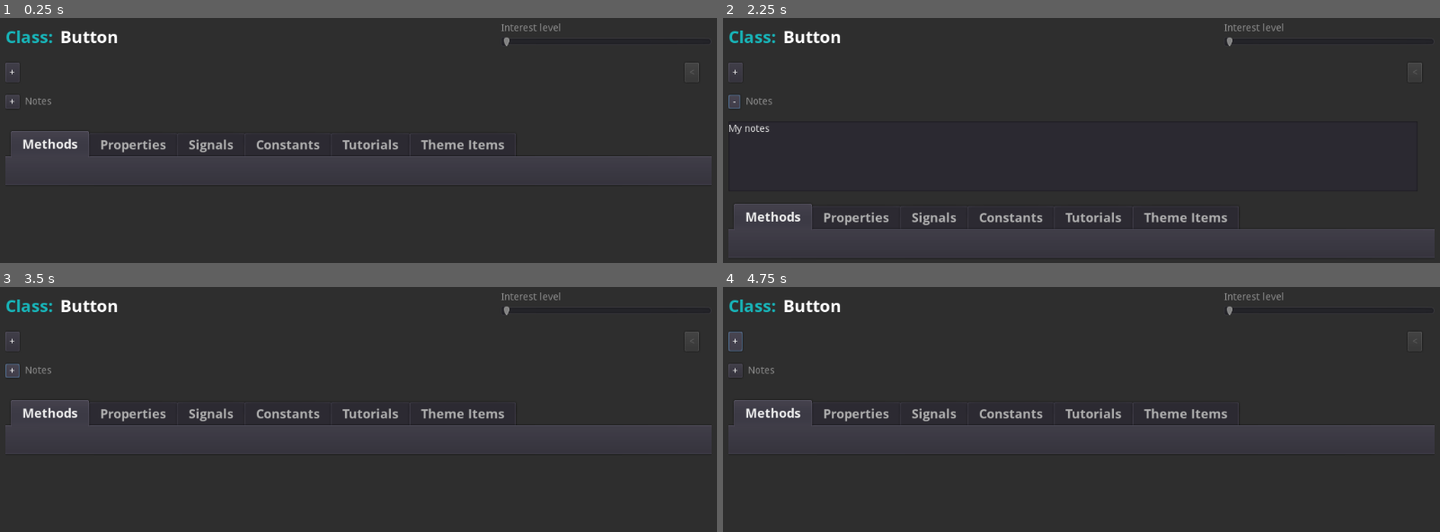
Above: before the commit, frames 1-4 (two rows, left to right).
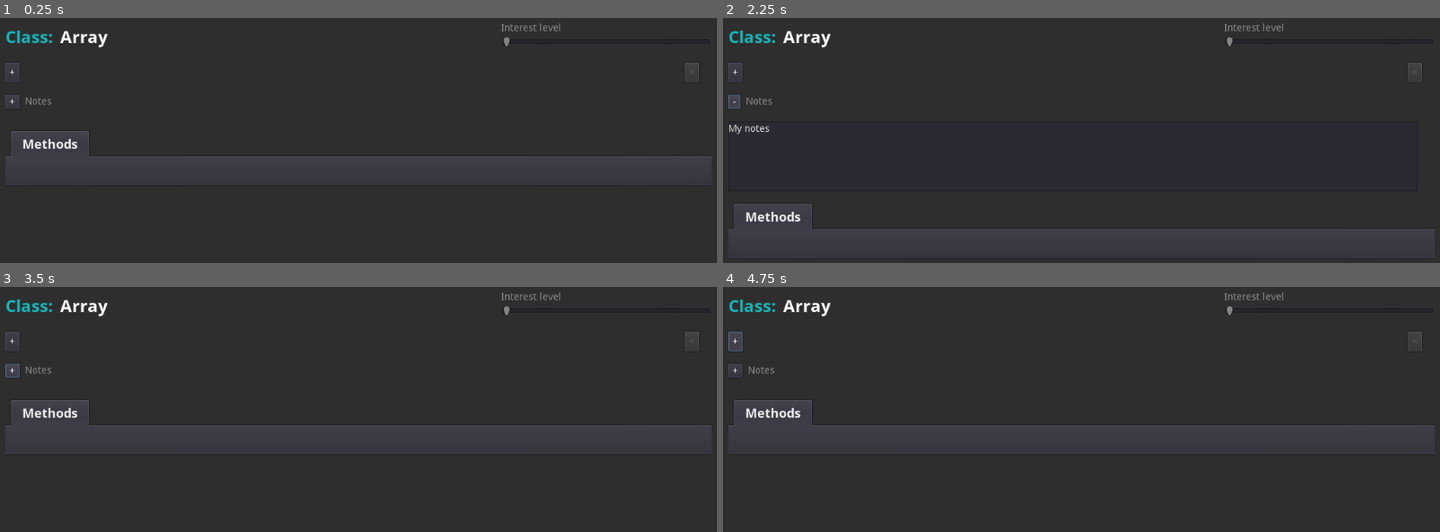
Above: after the commit, the same moments.

Repository: andrew-wilkes/godotbuddy.com
Game: Godot game, scene res://Test.tscn
The game is run twice, just before and just after one commit, with the same random seed, the same clock (stepped at 60 frames per second) and the same inputs. The project has no main scene, so this scene is started directly.
Inputs:
- Up to frame 1 (0.25 s): no input
- Up to frame 2 (2.25 s): click "+" at 0.5 s; click "-" at 1.25 s; click "+" at 2 s
- Up to frame 3 (3.5 s): click "-" at 2.75 s
- Up to frame 4 (4.75 s): click "+" at 3.5 s; click "-" at 4.25 s

The runs differ from the first frame. In frame 1, 1.3% of the frame differs, in the area x 8-71%, y 5-55%; in frame 2, 1.2%; in frame 3, 1.3%; in frame 4, 1.3%.
Error before the commit: Invalid get index 'Button' (on base: 'Dictionary'). (res://ClassDetails.gd:201)
Error after the commit: Invalid get index 'Array' (on base: 'Dictionary'). (res://ClassDetails.gd:200)

Commit message:
Tidy up

Diff:
--- a/apps/desktop/ClassDetails.gd
+++ b/apps/desktop/ClassDetails.gd
@@ -7,7 +7,6 @@
 var notes
 var desc_button
 var notes_button
-var first_run = true
 var history = []
 var stepping_back = false
 var back_button
@@ -35,7 +34,8 @@
 	#update_content("CollisionObject2D")
 	#update_content("File")
 	#update_content("String")
-	update_content("Button")
+	#update_content("Button")
+	update_content("Array")
 
 
 func update_content(cname, new = true):
@@ -56,7 +56,6 @@
 	find_node("ClassName").text = cname
 	find_node("BDesc").set_content(info.brief_description)
 	desc.set_content(info.description)
-	#call_deferred("set_description_container_size")
 
 	# Set up tabs
 	var remove = false
--- a/apps/desktop/ClassDetails.tscn
+++ b/apps/desktop/ClassDetails.tscn
@@ -1,9 +1,8 @@
-[gd_scene load_steps=7 format=2]
+[gd_scene load_steps=6 format=2]
 
 [ext_resource path="res://ClassDetails.gd" type="Script" id=1]
 [ext_resource path="res://assets/fonts/boldheader.tres" type="DynamicFont" id=2]
 [ext_resource path="res://assets/fonts/OpenSans-Bold.ttf" type="DynamicFontData" id=3]
-[ext_resource path="res://ClassInfoCard.tscn" type="PackedScene" id=4]
 [ext_resource path="res://ContentRichTextLabel.tscn" type="PackedScene" id=5]
 
 [sub_resource type="DynamicFont" id=1]
@@ -242,26 +241,6 @@
 margin_right = -4.0
 margin_bottom = -4.0
 
-[node name="Properties" parent="SC/VBox/TabContainer" instance=ExtResource( 4 )]
-visible = false
-margin_top = 44.0
-
-[node name="Signals" parent="SC/VBox/TabContainer" instance=ExtResource( 4 )]
-visible = false
-margin_top = 44.0
-
-[node name="Constants" parent="SC/VBox/TabContainer" instance=ExtResource( 4 )]
-visible = false
-margin_top = 44.0
-
-[node name="Tutorials" parent="SC/VBox/TabContainer" instance=ExtResource( 4 )]
-visible = false
-margin_top = 44.0
-
-[node name="Theme Items" parent="SC/VBox/TabContainer" instance=ExtResource( 4 )]
-visible = false
-margin_top = 44.0
-
 [connection signal="pressed" from="SC/VBox/HBox1/DescButton" to="." method="_on_Description_pressed"]
 [connection signal="pressed" from="SC/VBox/HBox1/BackButton" to="." method="_on_BackButton_pressed"]
 [connection signal="meta_clicked" from="SC/VBox/DescBox/HBox/Desc" to="." method="_on_meta_clicked"]
--- a/apps/desktop/ClassInfoCard.tscn
+++ /dev/null
@@ -1,23 +0,0 @@
-[gd_scene load_steps=2 format=2]
-
-[ext_resource path="res://assets/fonts/boldheader.tres" type="DynamicFont" id=1]
-
-[node name="Tutorials" type="VBoxContainer"]
-anchor_right = 1.0
-anchor_bottom = 1.0
-margin_left = 4.0
-margin_top = 32.0
-margin_right = -4.0
-margin_bottom = -4.0
-custom_constants/separation = 5
-__meta__ = {
-"_edit_use_anchors_": false
-}
-
-[node name="Tutorials" type="Label" parent="."]
-visible = false
-modulate = Color( 0.0941176, 0.717647, 0.733333, 1 )
-margin_right = 1016.0
-margin_bottom = 34.0
-custom_fonts/font = ExtResource( 1 )
-text = "Online Tutorials"
